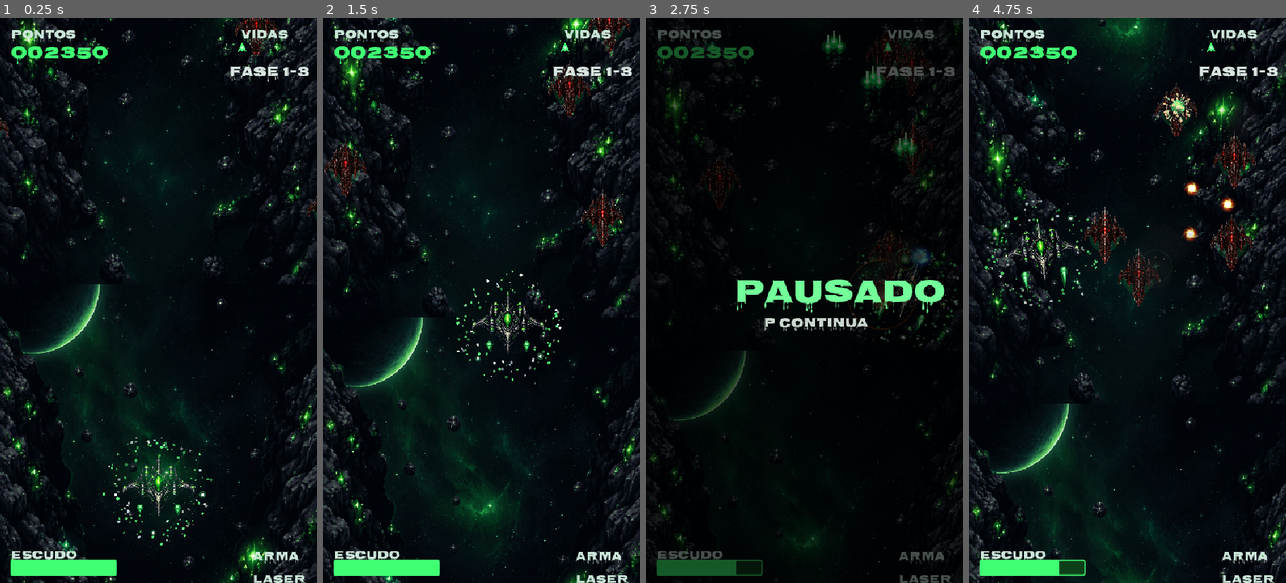
Above: before the commit, frames 1-4 (left to right).
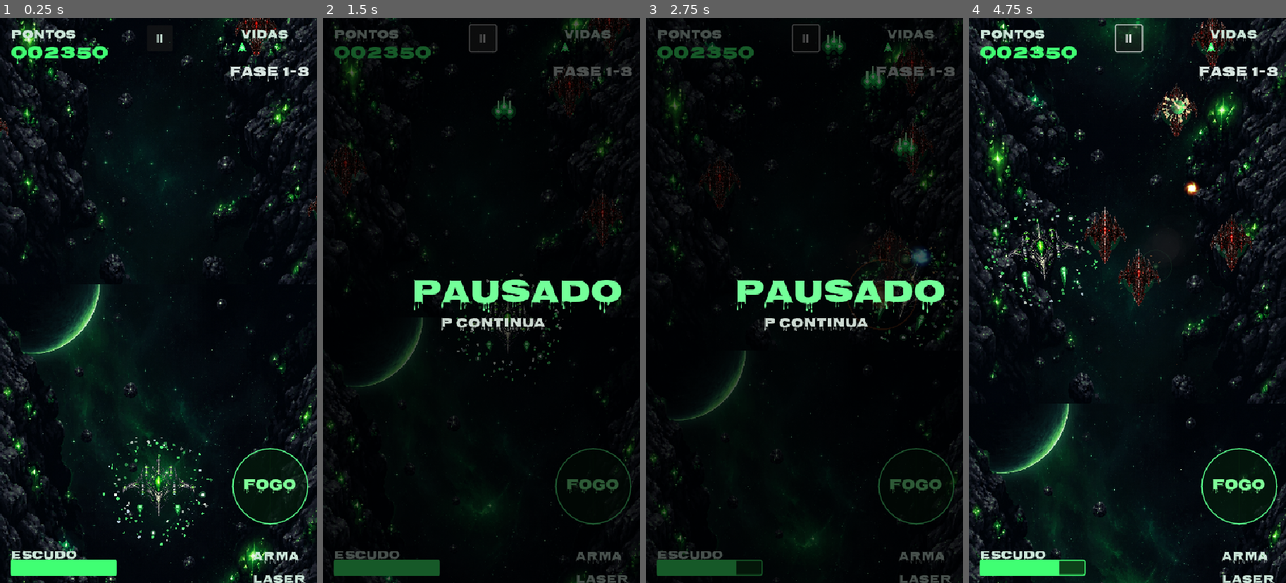
Above: after the commit, the same moments.

Repository: 4frogo/alien-field
Game: Godot game, scene res://scenes/Main.tscn
The game is run twice, just before and just after one commit, with the same random seed, the same clock (stepped at 60 frames per second) and the same inputs.
Inputs (mouse positions are in pixels of both pictures, inside the frame that each line leads up to):
- Up to frame 1 (0.25 s): no input
- Up to frame 2 (1.5 s): click (592, 486) at 0.5 s, where only the run after the commit has a clickable "FOGO"; click (481, 40) at 1.25 s, where only the run after the commit has a clickable "II"
- Up to frame 3 (2.75 s): tap Enter at 2 s; move the mouse to (874, 272) at 2.02 s; hold D from 2.03 s (still down); hold L from 2.03 s (still down); click (874, 272) at 2.17 s; tap P at 2.3 s
- Up to frame 4 (4.75 s): release D at 2.75 s; release L at 2.75 s; drag from (1064, 328) to (1111, 413) at 2.77 s; move the mouse to (1159, 176) at 3.52 s; hold D 3.53-4.25 s; hold L 3.53-4.25 s; tap P at 3.8 s; drag from (1111, 413) to (1032, 215) at 4.27 s

The runs differ from the first frame. In frame 1, 0.6% of the frame differs, in the area x 49-98%, y 2-90%; in frame 2, 16%, in the area x 0-100%, y 0-100%; in frame 3, 0.8%; in frame 4, 2.0%.

Commit message:
Web mobile: botoes touch FOGO/pausa + export para GitHub Pages

Diff:
--- a/scripts/main.gd
+++ b/scripts/main.gd
@@ -169,6 +169,34 @@
 	charge_txt.visible = false
 	hud.add_child(charge_txt)
 
+	# botoes touch (celular): FOGO segura = atira/carrega, solta = super
+	if DisplayServer.is_touchscreen_available():
+		var fogo := Button.new()
+		fogo.text = "FOGO"
+		fogo.add_theme_font_size_override("font_size", 24)
+		if _fonte() != null:
+			fogo.add_theme_font_override("font", _fonte())
+		fogo.add_theme_color_override("font_color", Color(0.5, 1.0, 0.6))
+		var sf := StyleBoxFlat.new()
+		sf.bg_color = Color(0.02, 0.12, 0.05, 0.6)
+		sf.border_color = Color(0.35, 1.0, 0.55)
+		sf.set_border_width_all(2)
+		sf.set_corner_radius_all(65)
+		fogo.add_theme_stylebox_override("normal", sf)
+		fogo.position = Vector2(395, 730)
+		fogo.size = Vector2(130, 130)
+		fogo.button_down.connect(func(): player.set("fogo_touch", true))
+		fogo.button_up.connect(func(): player.set("fogo_touch", false))
+		hud.add_child(fogo)
+		var pt := Button.new()
+		pt.text = "II"
+		pt.add_theme_font_size_override("font_size", 20)
+		pt.add_theme_color_override("font_color", Color(0.8, 0.9, 0.85))
+		pt.position = Vector2(250, 12)
+		pt.size = Vector2(44, 44)
+		pt.pressed.connect(_alternar_pause)
+		hud.add_child(pt)
+
 	# camada de pause (sempre ativa pra responder no P)
 	pause_layer = CanvasLayer.new()
 	pause_layer.layer = 60
@@ -201,13 +229,16 @@
 
 func _input(event: InputEvent) -> void:
 	if event is InputEventKey and event.pressed and not event.echo and event.keycode == KEY_P:
-		if em_menu or vidas <= 0:
-			return
-		get_tree().paused = not get_tree().paused
-		if pause_layer != null:
-			pause_layer.visible = get_tree().paused
-		if musica != null and musica.has_method("set_pausado"):
-			musica.call("set_pausado", get_tree().paused)
+		_alternar_pause()
+
+func _alternar_pause() -> void:
+	if em_menu or vidas <= 0:
+		return
+	get_tree().paused = not get_tree().paused
+	if pause_layer != null:
+		pause_layer.visible = get_tree().paused
+	if musica != null and musica.has_method("set_pausado"):
+		musica.call("set_pausado", get_tree().paused)
 
 func _spawn_boss() -> void:
 	if boss != null and is_instance_valid(boss):
--- a/scripts/player.gd
+++ b/scripts/player.gd
@@ -6,6 +6,7 @@
 var invencivel := 0.0
 var move_target := Vector2.ZERO
 var dragging := false
+var fogo_touch := false
 
 signal atirar(pos: Vector2)
 signal super_tiro(pos: Vector2)
@@ -191,8 +192,8 @@
 	var alvo_sy := 1.0 - dir.y * 0.04 - absf(dir.x) * 0.03
 	scale = scale.lerp(Vector2(alvo_sx, alvo_sy), minf(1.0, 8.0 * delta))
 
-	# tiro manual na tecla L + super carregado 3s
-	var segurando := Input.is_key_pressed(KEY_L)
+	# tiro manual na tecla L / botao touch + super carregado 3s
+	var segurando := Input.is_key_pressed(KEY_L) or fogo_touch
 	if segurando:
 		if not carregando:
 			carregando = true
Not shown, added: assets/transformation.png.import
Binary file added: docs/index.apple-touch-icon.png
Binary file added: docs/index.icon.png
Binary file added: docs/index.png
Not shown, added: export_presets.cfg
Not shown, added: docs/index.audio.position.worklet.js
Not shown, added: docs/index.audio.worklet.js
Not shown, added: docs/index.html
Not shown, added: docs/index.js
Not shown, added: docs/index.pck
Not shown, added: docs/index.wasm
